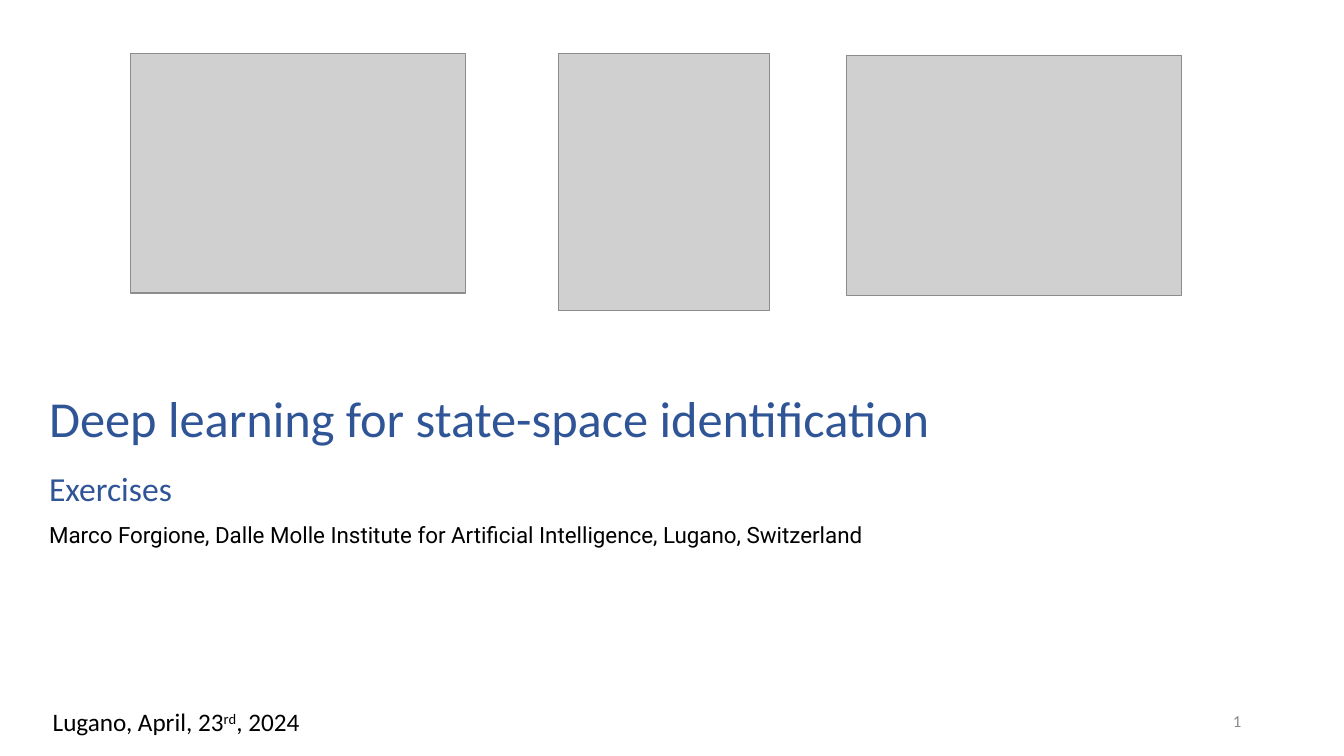
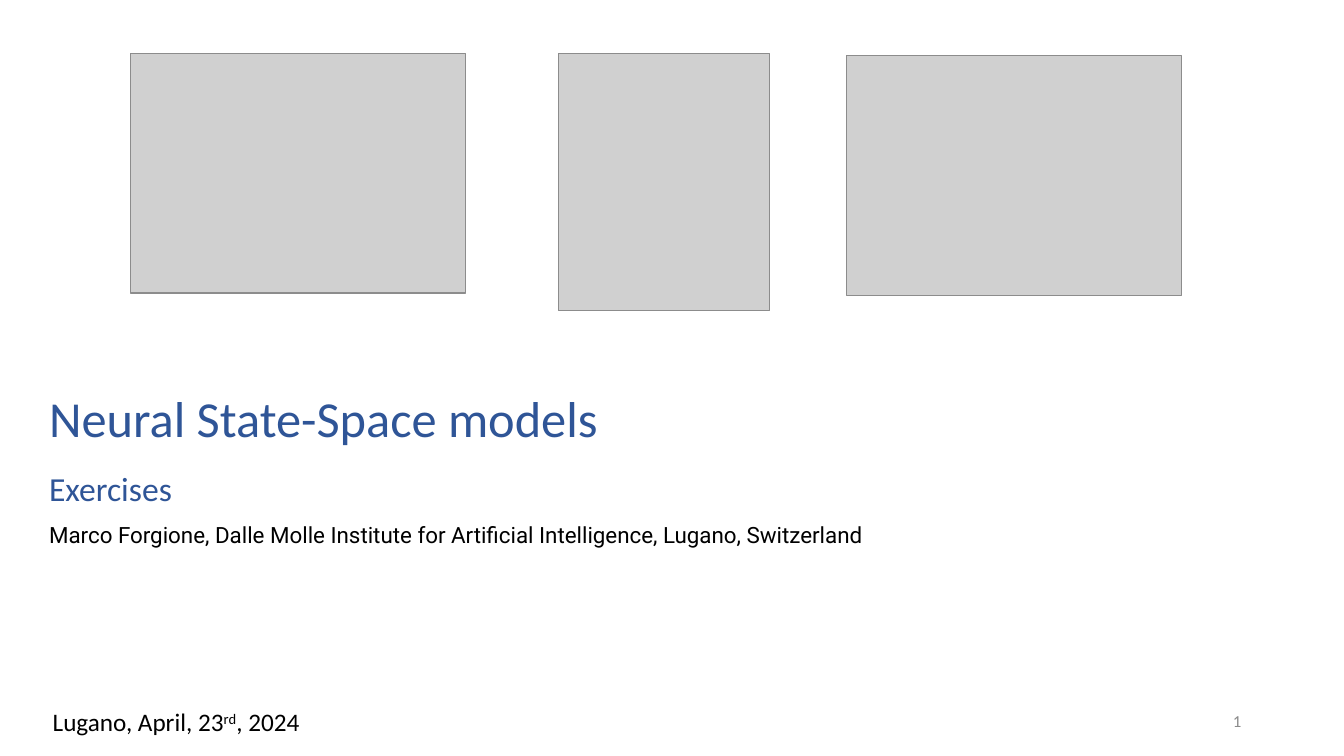
Before and after one commit to PatrykBBB/dl-sysid-eeci2025, a slide deck: slide 1 of exercises/state_space/state_space_exercise.pptx. Drawn at 1344x756 pixels with LibreOffice and Linux fonts; fonts in the diff are those of the drawing; grey boxes stand for pictures. Boxes give left, top, right and bottom in pixels: in the first picture for what was removed or moved away, otherwise in the second. Text is boxed around its words. In the diff, an @@ line names an element or a change of style, - is before the commit and + after.

Commit message:
fixed state space

```diff
--- a/exercises/state_space/state_space_exercise.pptx
+++ b/exercises/state_space/state_space_exercise.pptx
@@ text at (x1=49, y1=402, x2=598, y2=445): text changed @@
-Deep learning for state-space identification
+Neural State-Space models
```
Also in this commit, not shown: 4 other slides changed, 1 slide removed, 3 other files.
